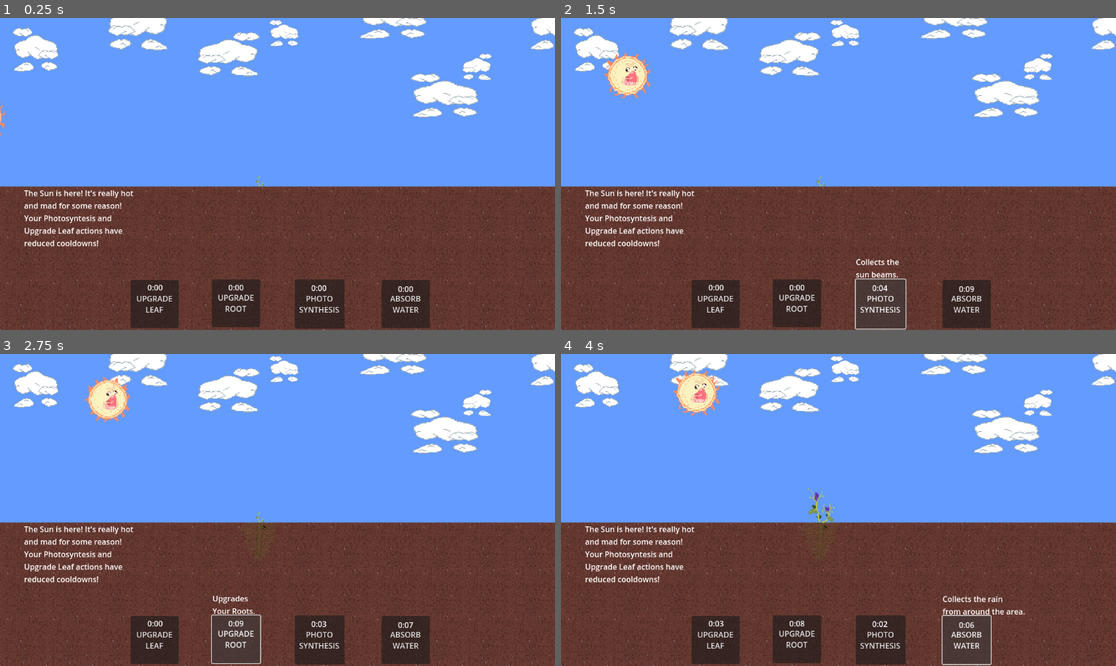
Above: before the commit, frames 1-4 (two rows, left to right).
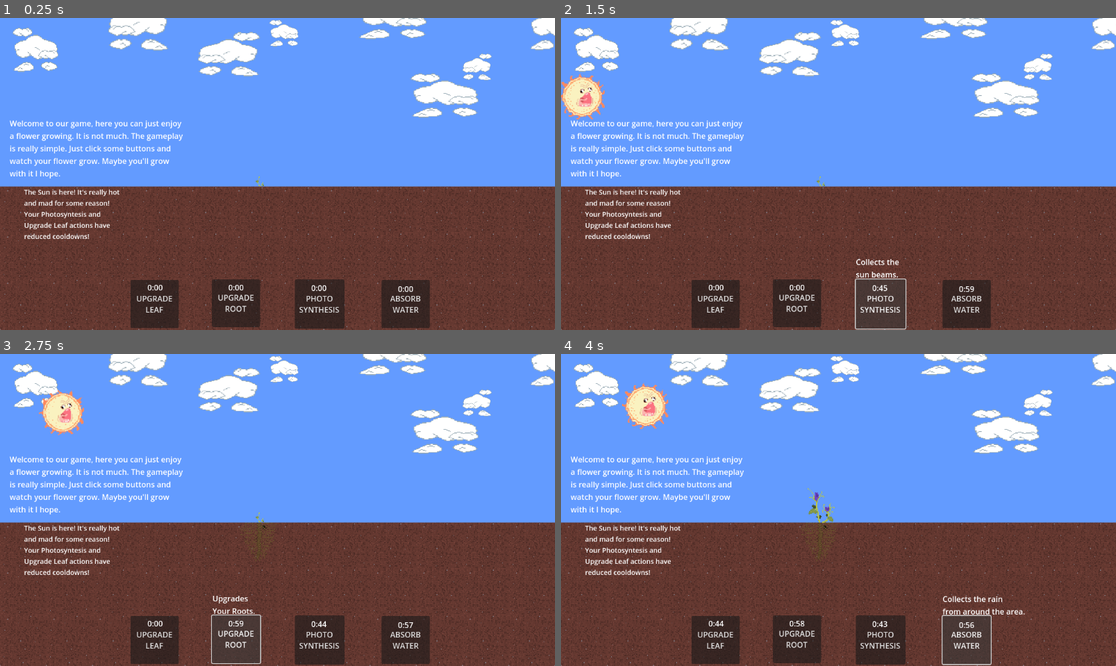
Above: after the commit, the same moments.

Repository: RadekGrzankowski/RatunkuJestemDrzewem
Game: Godot game, scene res://Scenes/Levels/my_level.tscn
Two runs of this game, one before a commit and one after it. Both use one fixed random seed, a clock stepped at 60 frames per second and the inputs below. The engine's default icon, where the game draws it, is replaced by a stand-in: a white triangle on a blue panel in a dark square.
Inputs:
- Up to frame 1 (0.25 s): no input
- Up to frame 2 (1.5 s): click "ABSORB WATER" at 0.5 s; click "PHOTO SYNTHESIS" at 1.25 s
- Up to frame 3 (2.75 s): click "UPGRADE ROOT" at 2 s
- Up to frame 4 (4 s): click "UPGRADE LEAF" at 2.75 s; click "ABSORB WATER" at 3.5 s

The runs differ from the first frame. In frame 1, 2.7% of the frame differs, in the area x 0-33%, y 26-74%; in frame 2, 4.3%; in frame 3, 4.3%; in frame 4, 4.3%, in the area x 1-74%, y 4-88%.

Commit message:
narrative

Diff:
--- a/OtherScripts/AnimationPlayer.gd
+++ b/OtherScripts/AnimationPlayer.gd
@@ -1,11 +1,11 @@
 extends AnimationPlayer
 var Weathers = ["WeatherSun","WeatherRain","WeatherWind","WeatherClouds"];
-var DaysAmount = 7;
+var DaysAmount = 6;
 var IsSunEffectApplied = false;
 var IsRainEffectApplied = false;
 var IsWindEffectApplied = false;
 var IsCloudsEffectApplied = false;
-var FixedTimerValue = 10;
+var FixedTimerValue = 60;
 
 # Called when the node enters the scene tree for the first time.
 func _ready():
@@ -16,9 +16,6 @@
 	var lista = get_queue();
 	print(lista);
 
-
-
-
 # Called every frame. 'delta' is the elapsed time since the previous frame.
 func _process(delta):
 
@@ -27,12 +24,12 @@
 	if old_name == "WeatherSun":
 		if IsSunEffectApplied == false:
 			IsSunEffectApplied = true;
+			$"../ButtonRain/TimerRain".set_wait_time(FixedTimerValue)
+			$"../ButtonRoot/TimerRoot".set_wait_time(FixedTimerValue)
 			_on_animation_started(old_name);
 			IsCloudsEffectApplied = false;
 			IsRainEffectApplied = false;
 			IsWindEffectApplied = false;
-			$"../ButtonRain/TimerRain".set_wait_time(FixedTimerValue)
-			$"../ButtonRoot/TimerRoot".set_wait_time(FixedTimerValue)
 			$"../SunText".set_visible(true);
 			$"../RainText".set_visible(false);
 			$"../WindText".set_visible(false);
@@ -40,12 +37,12 @@
 	if old_name == "WeatherRain":
 		if IsRainEffectApplied == false:
 			IsRainEffectApplied = true;
+			$"../ButtonSun/TimerSun".set_wait_time(FixedTimerValue)
+			$"../ButtonLeaf/TimerLeaf".set_wait_time(FixedTimerValue)
 			_on_animation_started(old_name);
 			IsCloudsEffectApplied = false;
 			IsSunEffectApplied = false;
 			IsWindEffectApplied = false;
-			$"../ButtonSun/TimerSun".set_wait_time(FixedTimerValue)
-			$"../ButtonLeaf/TimerLeaf".set_wait_time(FixedTimerValue)
 			$"../SunText".set_visible(false);
 			$"../RainText".set_visible(true);
 			$"../WindText".set_visible(false);
@@ -53,12 +50,12 @@
 	if old_name == "WeatherWind":
 		if IsWindEffectApplied == false:
 			IsWindEffectApplied = true;
+			$"../ButtonSun/TimerSun".set_wait_time(FixedTimerValue)
+			$"../ButtonRoot/TimerRoot".set_wait_time(FixedTimerValue)
 			_on_animation_started(old_name);
 			IsCloudsEffectApplied = false;
 			IsSunEffectApplied = false;
 			IsRainEffectApplied = false;
-			$"../ButtonSun/TimerSun".set_wait_time(FixedTimerValue)
-			$"../ButtonRoot/TimerRoot".set_wait_time(FixedTimerValue)
 			$"../SunText".set_visible(false);
 			$"../RainText".set_visible(false);
 			$"../WindText".set_visible(true);
@@ -66,37 +63,43 @@
 	if old_name == "WeatherClouds":
 		if IsCloudsEffectApplied == false:
 			IsCloudsEffectApplied = true;
+			$"../ButtonRain/TimerRain".set_wait_time(FixedTimerValue)
+			$"../ButtonLeaf/TimerLeaf".set_wait_time(FixedTimerValue)
 			_on_animation_started(old_name);
 			IsWindEffectApplied = false;
 			IsSunEffectApplied = false;
 			IsRainEffectApplied = false;
-			$"../ButtonRain/TimerRain".set_wait_time(FixedTimerValue)
-			$"../ButtonLeaf/TimerLeaf".set_wait_time(FixedTimerValue)
 			$"../SunText".set_visible(false);
 			$"../RainText".set_visible(false);
 			$"../WindText".set_visible(false);
 			$"../CloudsText".set_visible(true);
+
+	if $".".is_playing():
+		pass
+	else:
+		$"../GameOver".set_visible(true);
+		get_tree().paused = true
 
 
 
 func _on_animation_started(anim_name):
 	if anim_name == "WeatherSun":
 		var czas = $"../ButtonSun/TimerSun".get_wait_time();
-		$"../ButtonSun/TimerSun".set_wait_time(czas-5);
+		$"../ButtonSun/TimerSun".set_wait_time(czas-7);
 		var czas2 = $"../ButtonLeaf/TimerLeaf".get_wait_time();
-		$"../ButtonLeaf/TimerLeaf".set_wait_time(czas2-5);
+		$"../ButtonLeaf/TimerLeaf".set_wait_time(czas2-7);
 	if anim_name == "WeatherRain":
 		var czas = $"../ButtonRain/TimerRain".get_wait_time();
-		$"../ButtonRain/TimerRain".set_wait_time(czas-5);
+		$"../ButtonRain/TimerRain".set_wait_time(czas-7);
 		var czas2 = $"../ButtonRoot/TimerRoot".get_wait_time();
-		$"../ButtonRoot/TimerRoot".set_wait_time(czas2-5);
+		$"../ButtonRoot/TimerRoot".set_wait_time(czas2-7);
 	if anim_name == "WeatherWind":
 		var czas = $"../ButtonLeaf/TimerLeaf".get_wait_time();
-		$"../ButtonLeaf/TimerLeaf".set_wait_time(czas+5);
+		$"../ButtonLeaf/TimerLeaf".set_wait_time(czas+10);
 		var czas2 = $"../ButtonRain/TimerRain".get_wait_time();
-		$"../ButtonRain/TimerRain".set_wait_time(czas2+5);
+		$"../ButtonRain/TimerRain".set_wait_time(czas2+10);
 	if anim_name == "WeatherClouds":
 		var czas = $"../ButtonRoot/TimerRoot".get_wait_time();
-		$"../ButtonRoot/TimerRoot".set_wait_time(czas+5);
+		$"../ButtonRoot/TimerRoot".set_wait_time(czas+10);
 		var czas2 = $"../ButtonSun/TimerSun".get_wait_time();
-		$"../ButtonSun/TimerSun".set_wait_time(czas2+5);
+		$"../ButtonSun/TimerSun".set_wait_time(czas2+10);
--- /dev/null
+++ b/OtherScripts/Narrative.gd
@@ -0,0 +1,31 @@
+extends Label
+var narrative = 0;
+
+# Called when the node enters the scene tree for the first time.
+func _ready():
+	$".".text ="Welcome to our game, here you can just enjoy a flower growing. It is not much. The gameplay is really simple. Just click some buttons and watch your flower grow. Maybe you'll grow with it I hope."
+
+
+# Called every frame. 'delta' is the elapsed time since the previous frame.
+func _process(delta):
+	pass
+
+
+func _on_animation_player_animation_changed(old_name, new_name):
+	if narrative == 5:
+		$".".text = "That is why we want to pass some of the positivity to anyone who would ever play this thing. We've grown. Go make Games! Or go make anything that makes you grow! Grow!"
+	if narrative == 4:
+		$".".text = "Sometimes it is hard, the life only gives us a fixed amount of time to work on ourselves. It can be really exhausting. That is okay, not everything can be achieved, some things really are impossible when you're in a tough situation."
+		narrative +=1;
+	if narrative == 3:
+		$".".text = "The beautiful artwork, all the logic, design, and everything else. I am proud of all our work and every contributor of this project. Our skills are growing."
+		narrative +=1;
+	if narrative == 2:
+		$".".text = "Not everyone participated in this specific project, but at this point, we've set up a Discord of aspiring gamedevs and participate in any Gamejams we feel like. Our numbers are growing."
+		narrative +=1;
+	if narrative == 1:
+		$".".text = "PirateSoftware told us to try and make games, and so we do. I've tried to influence all my colleagues with the love for gamedev and at this point we have 7 people learning how to make games on our discord."
+		narrative +=1;
+	if narrative == 0:
+		$".".text = "We are still on the beginning on our gamedev journey. We're starting really small. We hope that those few minutes you're going to spend here are not going to be wasted. We hope that you'll grow. We hope that we'll grow."
+		narrative +=1;
--- a/Scenes/Levels/my_level.tscn
+++ b/Scenes/Levels/my_level.tscn
@@ -50,6 +50,7 @@
 [ext_resource type="Texture2D" uid="uid://cfgi6ep4cnke7" path="res://Assets/Weather/Cloud.png" id="42_goovd"]
 [ext_resource type="Script" path="res://OtherScripts/GrowRootText.gd" id="42_wd7t5"]
 [ext_resource type="Script" path="res://OtherScripts/GrowLeafText.gd" id="45_5w47a"]
+[ext_resource type="Script" path="res://OtherScripts/Narrative.gd" id="51_2bsok"]
 
 [sub_resource type="Animation" id="Animation_ekmdh"]
 length = 0.001
@@ -385,7 +386,7 @@
 libraries = {
 "": SubResource("AnimationLibrary_4obxu")
 }
-speed_scale = 4.0
+speed_scale = 2.0
 script = ExtResource("1_36a1c")
 
 [node name="PlaceholderSun" type="Sprite2D" parent="AnimationPlayer"]
@@ -501,7 +502,7 @@
 script = ExtResource("1_pq68u")
 
 [node name="TimerRain" type="Timer" parent="ButtonRain"]
-wait_time = 10.0
+wait_time = 60.0
 one_shot = true
 
 [node name="LabelRain" type="Label" parent="ButtonRain/TimerRain"]
@@ -531,7 +532,7 @@
 script = ExtResource("1_pbcqo")
 
 [node name="TimerSun" type="Timer" parent="ButtonSun"]
-wait_time = 10.0
+wait_time = 60.0
 one_shot = true
 
 [node name="LabelSun" type="Label" parent="ButtonSun/TimerSun"]
@@ -561,7 +562,7 @@
 script = ExtResource("1_w6pl6")
 
 [node name="TimerRoot" type="Timer" parent="ButtonRoot"]
-wait_time = 10.0
+wait_time = 60.0
 one_shot = true
 
 [node name="LabelRoot" type="Label" parent="ButtonRoot/TimerRoot"]
@@ -592,7 +593,7 @@
 script = ExtResource("3_8x1bp")
 
 [node name="TimerLeaf" type="Timer" parent="ButtonLeaf"]
-wait_time = 10.0
+wait_time = 60.0
 one_shot = true
 
 [node name="LabelLeaf" type="Label" parent="ButtonLeaf/TimerLeaf"]
@@ -677,6 +678,7 @@
 offset_top = 355.0
 offset_right = 90.0
 offset_bottom = 378.0
+theme_override_font_sizes/font_size = 14
 text = "The Sun is here! It's really hot
 and mad for some reason!
 Your Photosyntesis and
@@ -689,6 +691,7 @@
 offset_top = 355.0
 offset_right = 90.0
 offset_bottom = 378.0
+theme_override_font_sizes/font_size = 14
 text = "The Rain is here! It softens and
 provides life to the ground. Your
 Absorb Water and Upgrade Root
@@ -700,6 +703,7 @@
 offset_top = 355.0
 offset_right = 1150.0
 offset_bottom = 456.0
+theme_override_font_sizes/font_size = 14
 text = "The Wind is here! The ground got
 dry and it's really windy! Your
 Upgrade Leaf and Absorb Water
@@ -711,11 +715,30 @@
 offset_top = 355.0
 offset_right = 930.0
 offset_bottom = 378.0
+theme_override_font_sizes/font_size = 14
 text = "The Clouds are here! It's getting
 really dark and gloomy. Your
 Photosyntesis and Upgrade Root
 actions have increased cooldown!"
 
+[node name="GameOver" type="Label" parent="."]
+visible = false
+offset_left = 400.0
+offset_top = 135.0
+offset_right = 705.0
+offset_bottom = 184.0
+text = "GAME OVER! THANK YOU FOR PLAYING!
+(You have to Alt+F4 to close for now)"
+
+[node name="Narrative" type="Label" parent="."]
+offset_left = 20.0
+offset_top = 210.0
+offset_right = 387.0
+offset_bottom = 343.0
+autowrap_mode = 3
+script = ExtResource("51_2bsok")
+
+[connection signal="animation_changed" from="AnimationPlayer" to="Narrative" method="_on_animation_player_animation_changed"]
 [connection signal="animation_started" from="AnimationPlayer" to="AnimationPlayer" method="_on_animation_started"]
 [connection signal="mouse_entered" from="ButtonRain" to="ButtonRain/TimerRain/CollectWaterText" method="_on_button_rain_mouse_entered"]
 [connection signal="mouse_exited" from="ButtonRain" to="ButtonRain/TimerRain/CollectWaterText" method="_on_button_rain_mouse_exited"]
Not shown: 1 places in Scenes/Levels/my_level.tscn that only renumber resources
